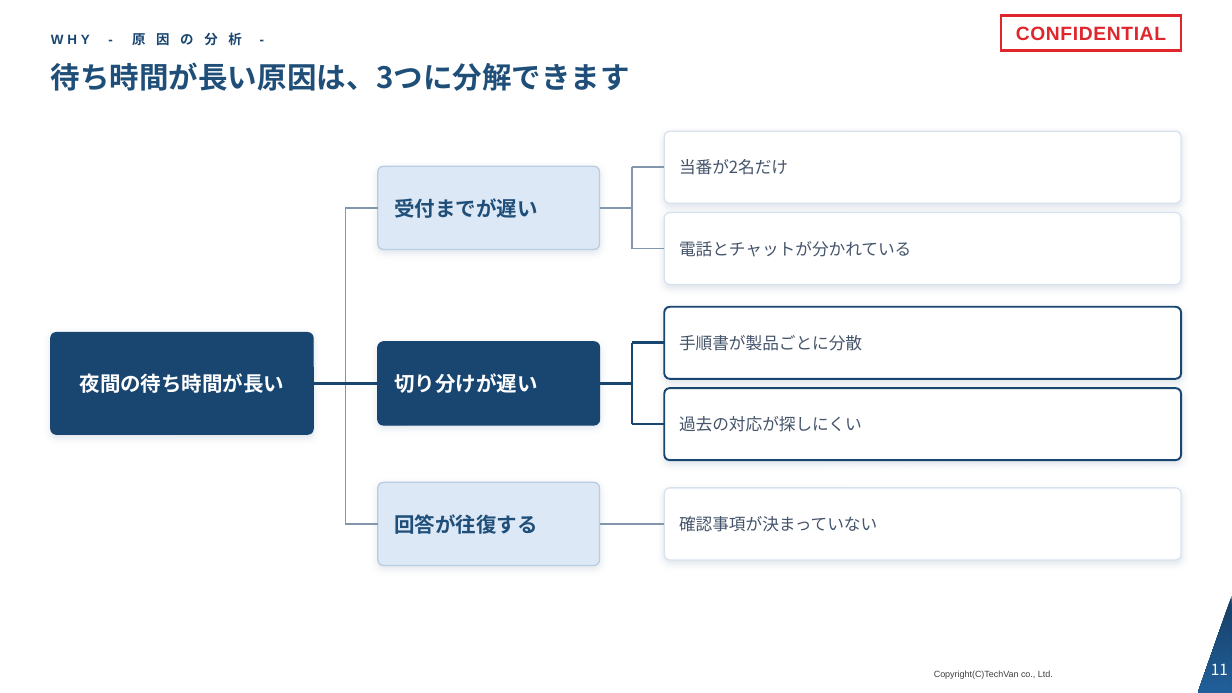
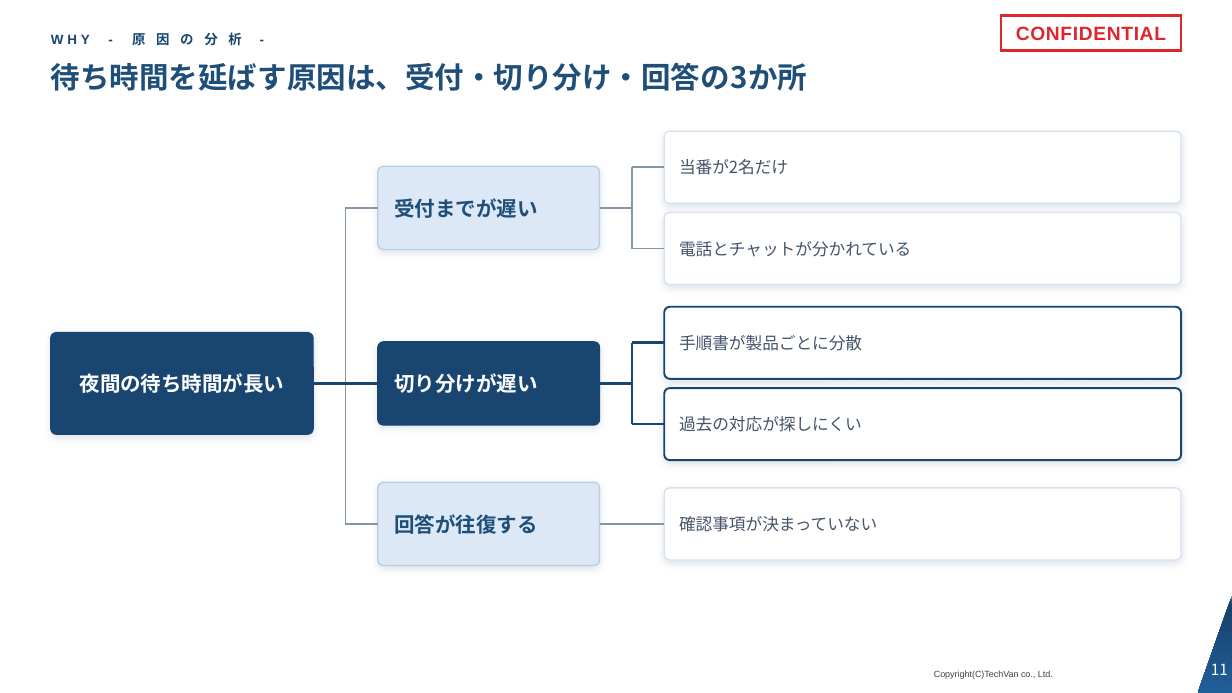
Before and after one commit to Kishi-Satoshi/slide-techvan-dist, a slide deck: slide 11 of plugins/slide-techvan/skills/slide-techvan/examples/catalog-techvan.pptx. Drawn at 1232x693 pixels with LibreOffice and Linux fonts; fonts in the diff are those of the drawing; background and template pictures are left out. Boxes give left, top, right and bottom in pixels: in the first picture for what was removed or moved away, otherwise in the second. Text is boxed around its words. In the diff, an @@ line names an element or a change of style, - is before the commit and + after.

```diff
--- a/plugins/slide-techvan/skills/slide-techvan/examples/catalog-techvan.pptx
+++ b/plugins/slide-techvan/skills/slide-techvan/examples/catalog-techvan.pptx
@@ title at bbox=[51, 62, 808, 91]: text changed @@
-待ち時間が長い原因は、3つに分解できます
+待ち時間を延ばす原因は、受付・切り分け・回答の3か所
```
Also in this commit, not shown: 16 other slides changed, 12 other files.
